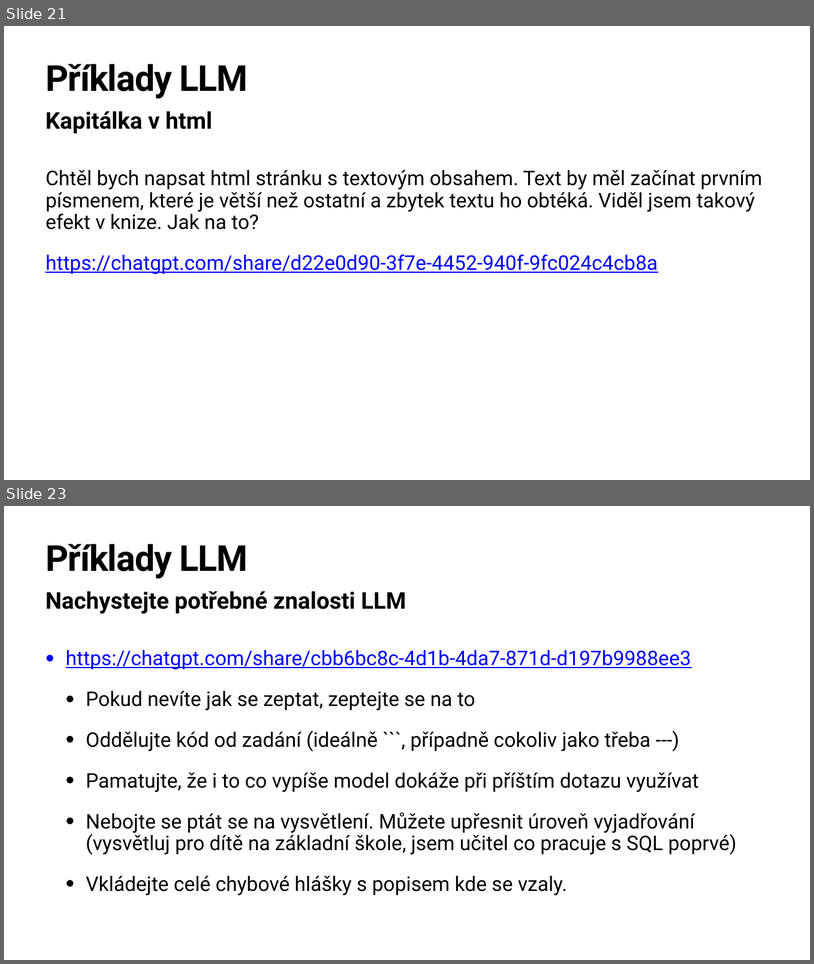
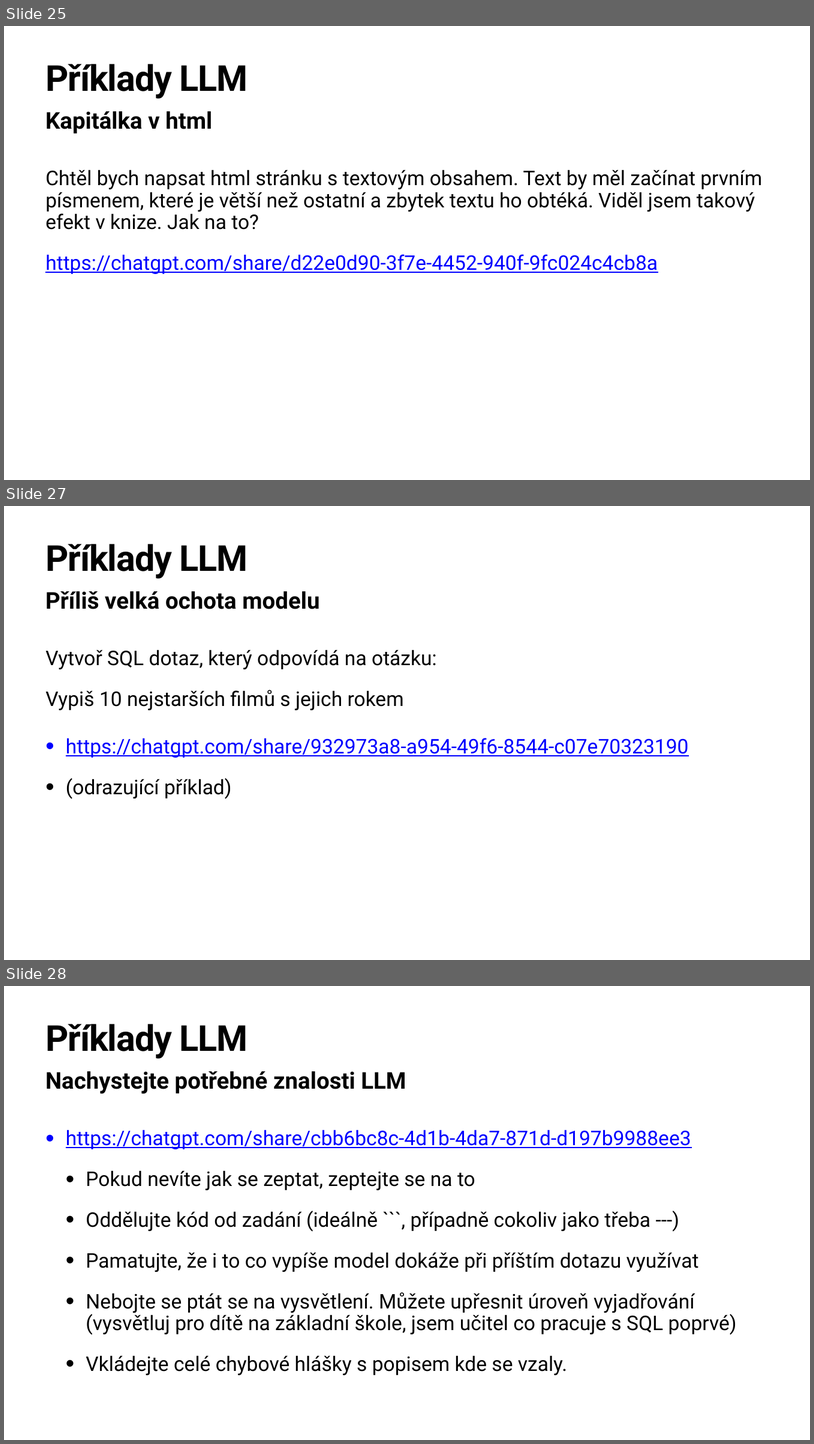
Before and after one commit to hamacekh/Lipnice, a slide deck: 2024/big-data/BigData.pptx. Shown one above the other, each under a label of ours: slides 21 and 23 before the commit, slides 25, 27 and 28 after it; the slides between them are not shown. The pictures are 814x964 and 814x1444 pixels, drawn with LibreOffice and Linux fonts; fonts in the diff are those of the drawing. Boxes give left, top, right and bottom in pixels: in the first picture for what was removed or moved away, otherwise in the second. Text is boxed around its words. In the diff, an @@ line names an element or a change of style, - is before the commit and + after.

```diff
--- a/2024/big-data/BigData.pptx
+++ b/2024/big-data/BigData.pptx
@@ slide 27 added at <box>4,506,810,960</box>, background #FFFFFF @@
@@ title added at <box>45,544,248,579</box>, 85 pt, text #000000, bold @@
+Příklady LLM
@@ text added at <box>45,591,320,609</box>, 55 pt, text #000000, bold @@
+Příliš velká ochota modelu
@@ text added at <box>45,649,689,799</box>, 48 pt, text #000000 @@
+Vytvoř SQL dotaz, který odpovídá na otázku:
+Vypiš 10 nejstarších filmů s jejich rokem
+• https://chatgpt.com/share/932973a8-a954-49f6-8544-c07e70323190
+• (odrazující příklad)
@@ what was slide 21 is now slide 25 @@
@@ what was slide 23 is now slide 28 @@
```
Also in this commit, not shown: 6 slides changed, 8 other slides added, 1 slide removed, 2 other files.
